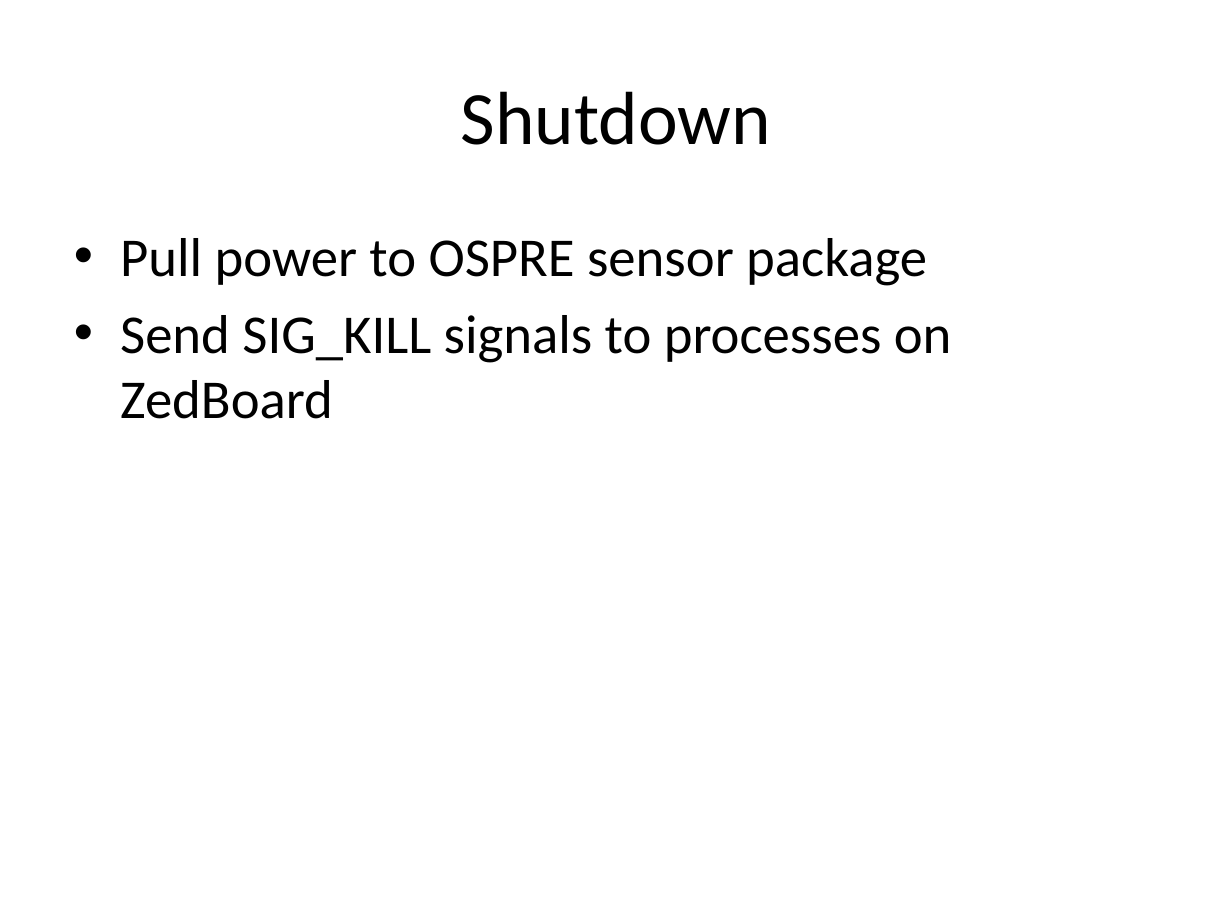
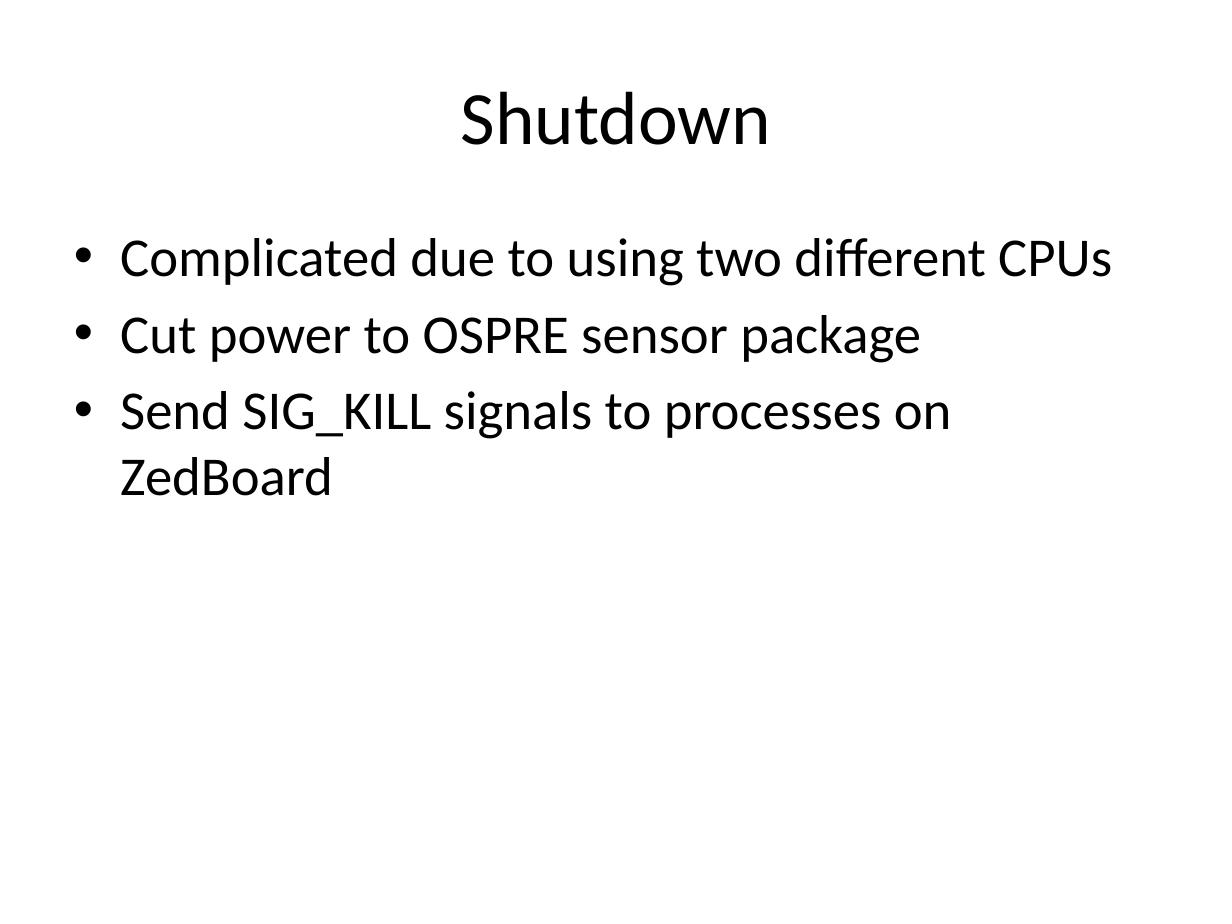
Before and after one commit to seze4251/college-OSPRE, a slide deck: slide 14 of CDR/CDR_Content/Software_Slides.pptx. Drawn at 1232x924 pixels with LibreOffice and Linux fonts; fonts in the diff are those of the drawing. Boxes give left, top, right and bottom in pixels: in the first picture for what was removed or moved away, otherwise in the second. Text is boxed around its words. In the diff, an @@ line names an element or a change of style, - is before the commit and + after.

```diff
--- a/CDR/CDR_Content/Software_Slides.pptx
+++ b/CDR/CDR_Content/Software_Slides.pptx
@@ text at [120, 238, 1112, 363]: text changed @@
-• Pull power to OSPRE sensor package
+• Complicated due to using two different CPUs
+• Cut power to OSPRE sensor package
```
Also in this commit, not shown: 42 other files.
